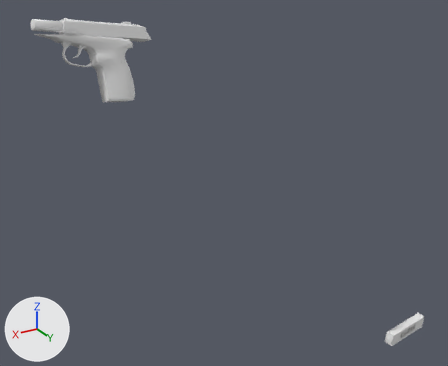
One commit to the OBJ model Vertex_Animation_Compiler/Assets/Makarov_Pistol_Reload163.obj: the scene before it, then after it.
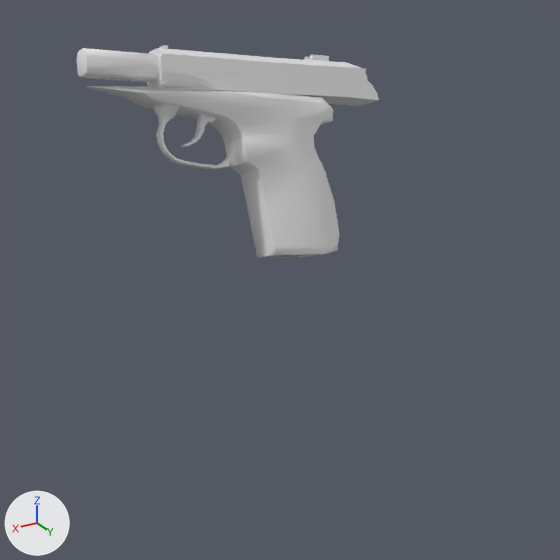
The first picture shows the older version from a camera (50 mm lens) standing at (0.68, 0.771, 0.104) and looking at (0.225, 0.012, -0.275). The close-ups show both versions on the part from 0% to 50% of the width and 0% to 61% of the height of that picture; other places that the commit changed are outside them. The axes (+X, +Y, +Z) are drawn at lower left. The lights are the same throughout. Where no turn or scale is listed for an object, it has been applied to the vertices.

In view in the first close-up: 'Rest_of_the_gun_Sphere', 'Top_Slider_Sphere.001'.
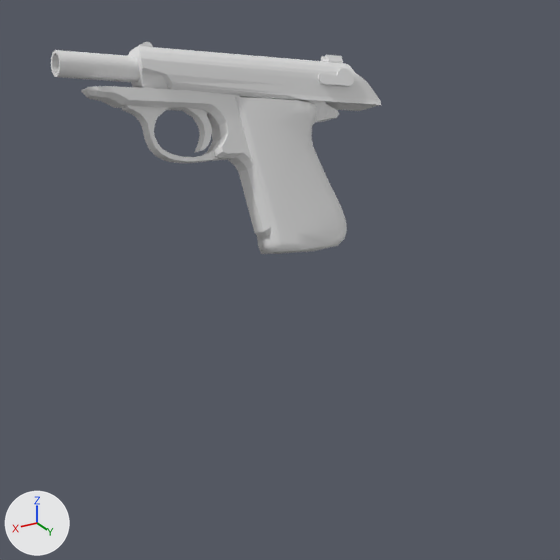
What differs and where, as boxes (x1, y1, x2, y2) in the close-ups (560 x 560 px):
'Rest_of_the_gun_Sphere', reshaped (12% wider)
    before: (76, 48, 339, 258)
    after: (51, 50, 347, 254)
'Top_Slider_Sphere.001', reshaped (9% wider, 11% taller)
    before: (147, 45, 379, 107)
    after: (128, 42, 381, 111)
'Rest_of_the_gun_Sphere.001', added
    after: (81, 86, 339, 237)
part 1 of me_rest_of_the_gun_sphere, rebuilt
    before: (86, 86, 339, 258)
    after: (235, 97, 347, 254)
part 2 of me_rest_of_the_gun_sphere, rebuilt
    before: (76, 48, 159, 83)
    after: (51, 50, 140, 83)
part 3 of me_rest_of_the_gun_sphere, added
    after: (122, 105, 219, 163)
part 4 of me_rest_of_the_gun_sphere, added
    after: (182, 108, 212, 153)
part 5 of me_rest_of_the_gun_sphere, deleted
    before: (181, 114, 216, 147)
part 7 of me_top_slider_sphere_001, rebuilt (9% wider, 10% taller)
    before: (147, 48, 379, 107)
    after: (128, 46, 381, 111)
part 8 of me_top_slider_sphere_001, added
    after: (318, 68, 354, 87)
part 9 of me_top_slider_sphere_001, added
    after: (321, 55, 343, 64)
part 10 of me_top_slider_sphere_001, added
    after: (139, 42, 153, 47)
part 11 of me_top_slider_sphere_001, deleted
    before: (304, 55, 329, 61)

Edits to the bpy script that builds the scene:
```text
Change me_rest_of_the_gun_sphere:
    used by ob_rest_of_the_gun_sphere; location = (0.0, 0.0, 0.0)
    remove me_rest_of_the_gun_sphere.from_pydata(...)  # 272 vertices, 525 faces; spans x 0.3112..0.458, y -0.1378..-0.0821, z -0.1591..-0.0255
    add me_rest_of_the_gun_sphere.from_pydata(...)  # 446 vertices, 876 faces; spans x 0.3119..0.472, y -0.1371..-0.0851, z -0.1554..-0.0255
    me_rest_of_the_gun_sphere part 1: the loose piece of 212 vertices spanning x 0.3112..0.457, y -0.1378..-0.0821, z -0.1591..-0.0453 is rebuilt with 198 vertices and now spans x 0.3119..0.3749, y -0.1371..-0.0851, z -0.1554..-0.0588
    me_rest_of_the_gun_sphere part 2: the loose piece of 24 vertices spanning x 0.4084..0.458, y -0.1288..-0.1083, z -0.049..-0.0255 is rebuilt with 128 vertices and now spans x 0.4091..0.472, y -0.1286..-0.1087, z -0.0497..-0.0255
    me_rest_of_the_gun_sphere part 3: a new loose piece of 76 vertices spanning x 0.3852..0.4373, y -0.1197..-0.1022, z -0.0947..-0.0567
    me_rest_of_the_gun_sphere part 4: a new loose piece of 44 vertices spanning x 0.387..0.402, y -0.1236..-0.106, z -0.0887..-0.057
    me_rest_of_the_gun_sphere part 5: 36 vertices removed from x 0.3837..0.4072, y -0.1184..-0.1058, z -0.0846..-0.0669
    me_rest_of_the_gun_sphere part 6: the surface is now shaded flat
Change me_top_slider_sphere_001:
    used by ob_top_slider_sphere_001; location = (0.0, 0.0, 0.0)
    remove me_top_slider_sphere_001.from_pydata(...)  # 131 vertices, 237 faces; spans x 0.2786..0.418, y -0.1464..-0.1083, z -0.0779..-0.0286
    add me_top_slider_sphere_001.from_pydata(...)  # 222 vertices, 428 faces; spans x 0.2771..0.4288, y -0.1453..-0.1077, z -0.0809..-0.026
    me_top_slider_sphere_001 part 7: the loose piece of 76 vertices spanning x 0.2786..0.418, y -0.1464..-0.1083, z -0.0779..-0.0289 is rebuilt with 142 vertices and now spans x 0.2771..0.4288, y -0.1453..-0.1077, z -0.0809..-0.0274
    me_top_slider_sphere_001 part 8: a new loose piece of 36 vertices spanning x 0.2933..0.3178, y -0.1243..-0.1155, z -0.0612..-0.0501
    me_top_slider_sphere_001 part 9: a new loose piece of 24 vertices spanning x 0.2951..0.3068, y -0.1409..-0.1295, z -0.0523..-0.043
    me_top_slider_sphere_001 part 10: a new loose piece of 20 vertices spanning x 0.4135..0.4219, y -0.1264..-0.1231, z -0.0302..-0.026
    me_top_slider_sphere_001 part 11: 29 vertices removed from x 0.3047..0.3177, y -0.1392..-0.1282, z -0.0496..-0.0416
Add me_rest_of_the_gun_sphere_001:
    me_rest_of_the_gun_sphere_001.from_pydata(...)  # 166 vertices, 324 faces; spans x 0.306..0.458, y -0.138..-0.09, z -0.142..-0.045
Add ob_rest_of_the_gun_sphere_001:
    ob_rest_of_the_gun_sphere_001 = bpy.data.objects.new('Rest_of_the_gun_Sphere.001', me_rest_of_the_gun_sphere_001)
    ob_rest_of_the_gun_sphere_001.location = (0.0, 0.0, 0.0)
```
